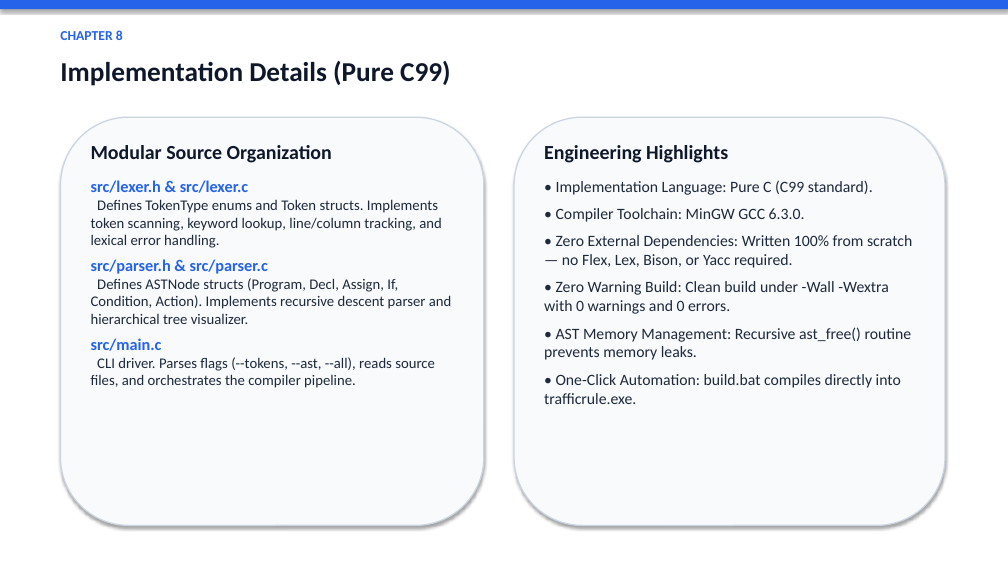
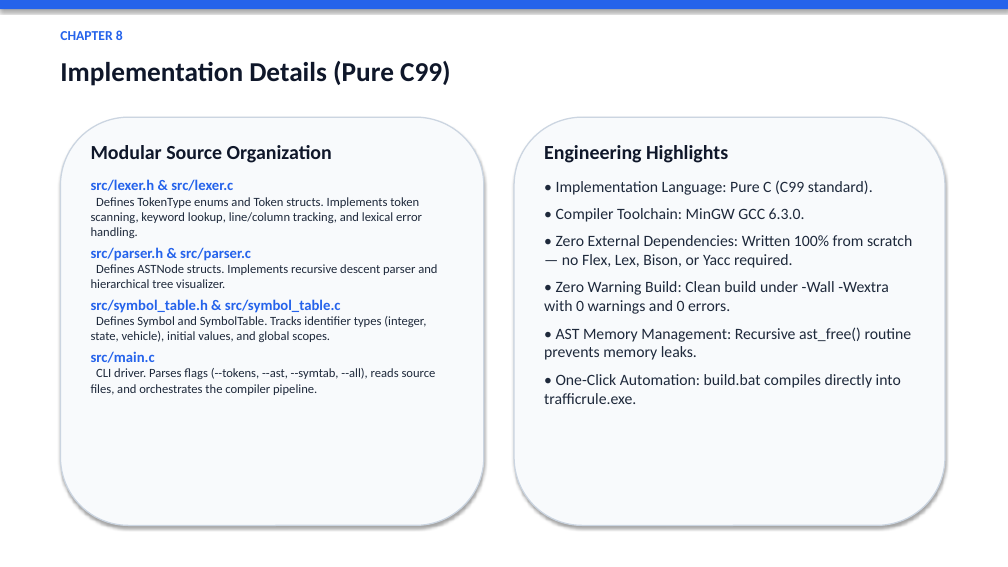
Before and after one commit to 71percentbanana/MQL, a slide deck: slide 10 of TrafficRule_Presentation.pptx. Drawn at 1008x567 pixels with LibreOffice and Linux fonts; fonts in the diff are those of the drawing. Boxes give left, top, right and bottom in pixels: in the first picture for what was removed or moved away, otherwise in the second. Text is boxed around its words. In the diff, an @@ line names an element or a change of style, - is before the commit and + after.

Commit message:
Add Symbol Table module, CLI flag --symtab, and update presentation slides

```diff
--- a/TrafficRule_Presentation.pptx
+++ b/TrafficRule_Presentation.pptx
@@ text at box(91, 179, 422, 261): size 15.5 to 14 pt in "src/lexer.h & src/lexer.c", "src/parser.h & src/parser.c", "src/main.c"; size 14 to 12 pt in "Defines TokenType enums and Token structs. Implements ..."; less space between paragraphs @@
@@ text at box(91, 264, 437, 342): text changed; size 14 to 12 pt @@
-Defines ASTNode structs (Program, Decl, Assign, If, Condition, Action). Implements recursive descent parser and hierarchical tree visualizer.
+Defines ASTNode structs. Implements recursive descent parser and hierarchical tree visualizer.
+src/symbol_table.h & src/symbol_table.c
+Defines Symbol and SymbolTable. Tracks identifier types (integer, state, vehicle), initial values, and global scopes.
@@ text at box(91, 368, 436, 395): text changed; size 14 to 12 pt @@
-CLI driver. Parses flags (--tokens, --ast, --all), reads source files, and orchestrates the compiler pipeline.
+CLI driver. Parses flags (--tokens, --ast, --symtab, --all), reads source files, and orchestrates the compiler pipeline.
```
Also in this commit, not shown: 2 other slides changed, 4 other files.
